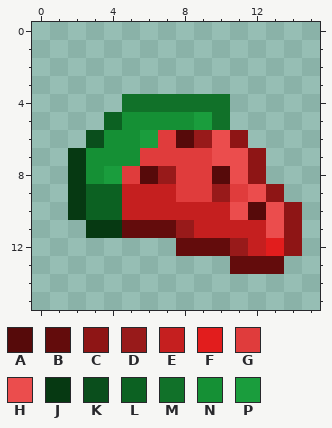
Pixel-art sprite, stored at mod_source/textures/items/foods/watermelon_slice.png. The first picture shows the starting point.
The file is 16x16 pixels. Colours within 5 levels of each other are drawn and written as one.
Palette (. is transparent): A #560a0a  B #630c0c  C #8e1515  D #981a1a  E #c51f1f  F #e21d1d  G #e03c3c  H #eb4d4d  J #063912  K #0a4e1c  L #0c6122  M #117129  N #159035  P #1a9d3d
The same view after the edit:
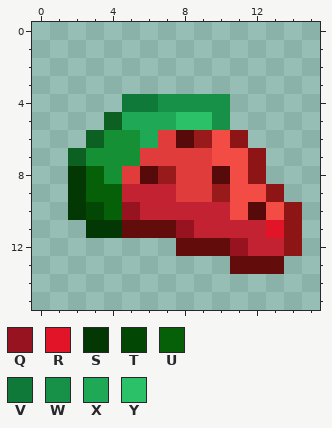
Colours new in this view: Q #971320  R #e11428  S #033704  T #024804  U #066008  V #0f7939  W #189148  X #1fa856  Y #2bc168
Diff:
@@ palette @@
-E #c51f1f
+E #c32232
-H #eb4d4d
+H #f24c44
@@ x 0..15 @@
  3 ................
- 4 .....MMMMMM.....
- 5 ....LNNNNPM.....
- 6 ...KNNPGADHC....
- 7 ..JNNNGGGGHHC...
- 8 ..JNPGADGGAHC...
- 9 ..JLLEEEGGDGHC..
-10 ..JLLEEEEEEHAHC.
-11 ...JJBBBDEEEEHC.
-12 ........BBBDEFC.
+ 4 .....VVWWWW.....
+ 5 ....LXXXYYW.....
+ 6 ...LNNXGADHC....
+ 7 ..LNNNGGGGHHC...
+ 8 ..SUNGADGGAHC...
+ 9 ..SUUEEEGGDHHC..
+10 ..STUQEEEEEHAHC.
+11 ...SSBBBQEEEERC.
+12 ........BBBQEEC.
 13 ...........BBB..
Boxes around the changes in both pictures, in picture pixels (x1, y1, x2, y2):
changed: (68, 94, 284, 256)
